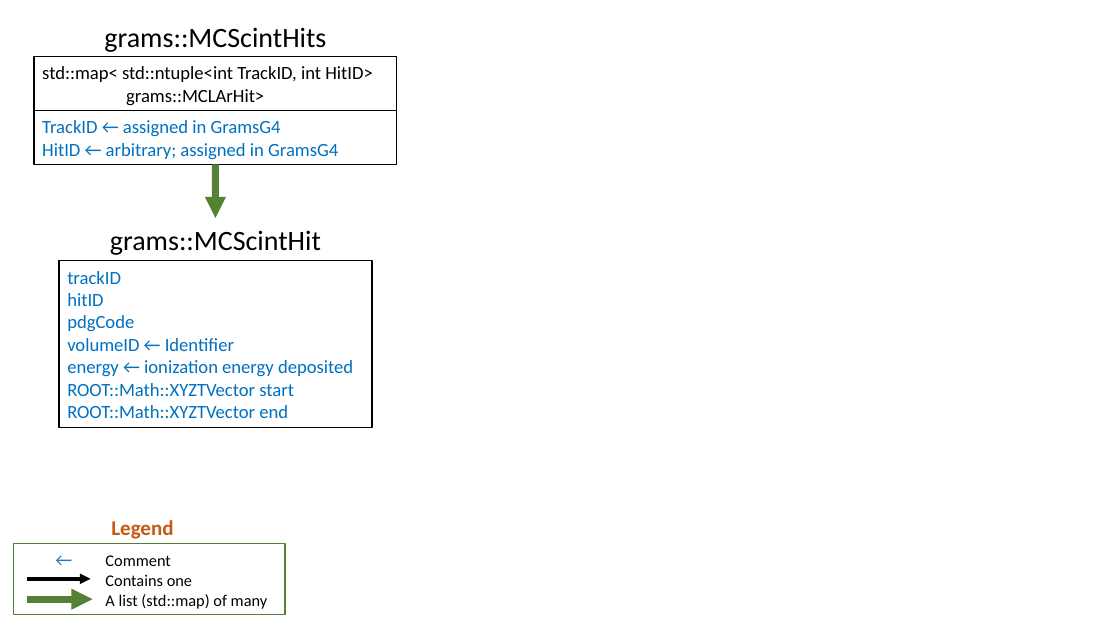
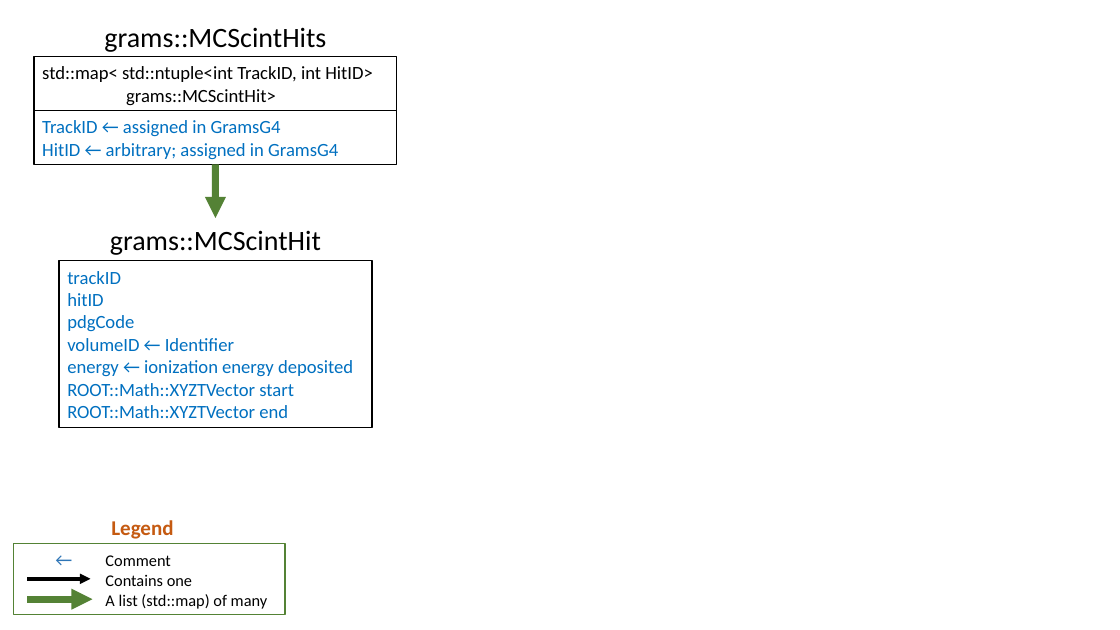
Before and after one commit to wgseligman/GramsSim, a slide deck: slide 5 of GramsDataObj/images/GRAMS_data_objects.pptx. Drawn at 1120x630 pixels with LibreOffice and Linux fonts; fonts in the diff are those of the drawing. Boxes give left, top, right and bottom in pixels: in the first picture for what was removed or moved away, otherwise in the second. Text is boxed around its words. In the diff, an @@ line names an element or a change of style, - is before the commit and + after.

Commit message:
GramsG4 documentation

```diff
--- a/GramsDataObj/images/GRAMS_data_objects.pptx
+++ b/GramsDataObj/images/GRAMS_data_objects.pptx
@@ text in rectangle at bbox=[126, 89, 276, 106]: text changed @@
-grams::MCLArHit>
+grams::MCScintHit>
```
Also in this commit, not shown: 17 other files.
